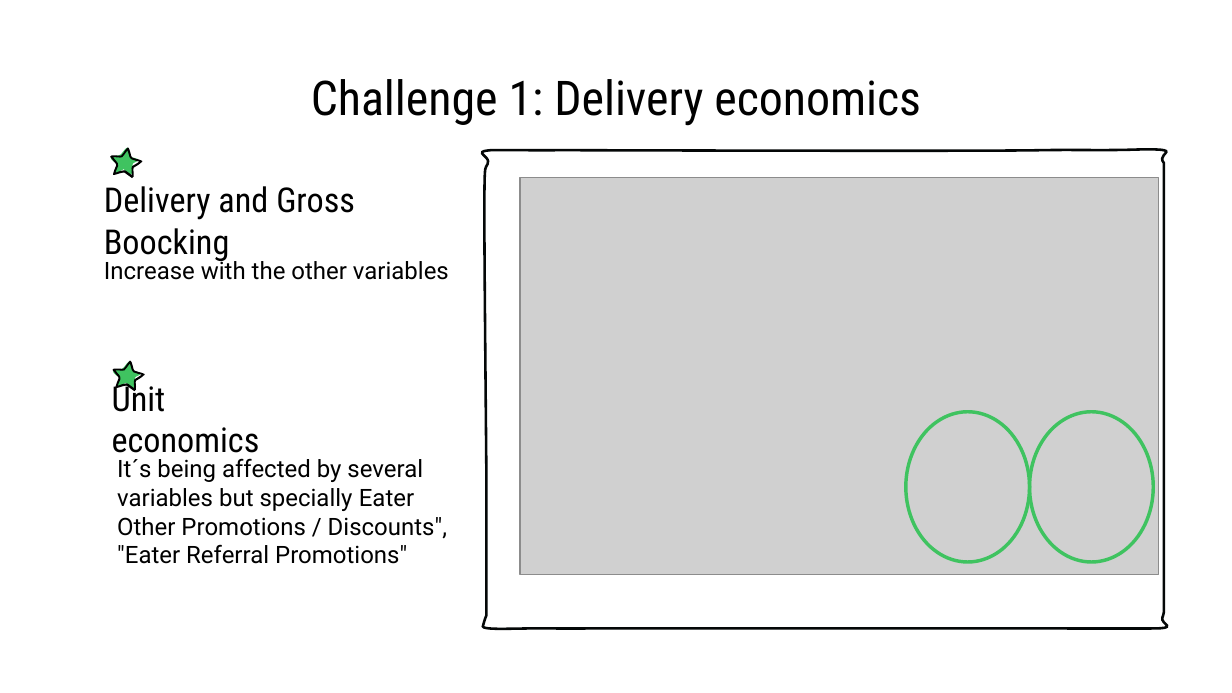
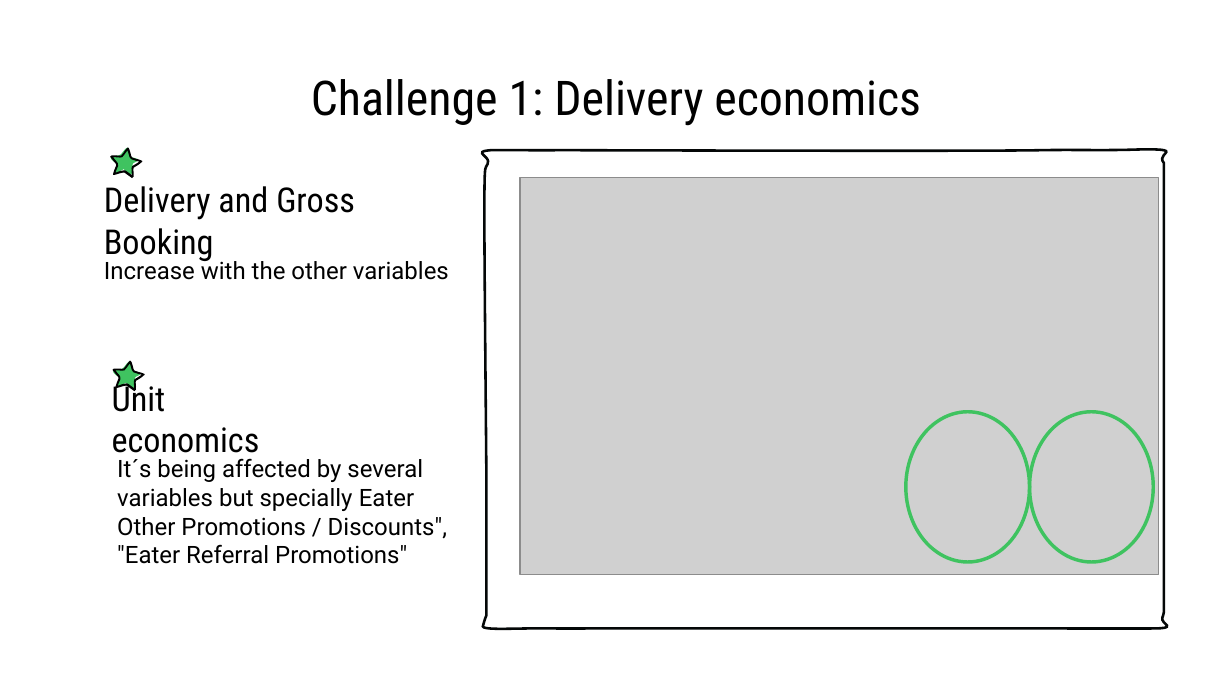
Before and after one commit to juanfelipehdezm/Data-questions, a slide deck: slide 4 of uber/UberEats.pptx. Drawn at 1232x693 pixels with LibreOffice and Linux fonts; fonts in the diff are those of the drawing; grey boxes stand for pictures. Boxes give left, top, right and bottom in pixels: in the first picture for what was removed or moved away, otherwise in the second. Text is boxed around its words. In the diff, an @@ line names an element or a change of style, - is before the commit and + after.

```diff
--- a/uber/UberEats.pptx
+++ b/uber/UberEats.pptx
@@ text at box(104, 186, 355, 261): text changed @@
-Delivery and Gross Boocking
+Delivery and Gross Booking
```
Also in this commit, not shown: 1 other slide changed, 1 other file.
